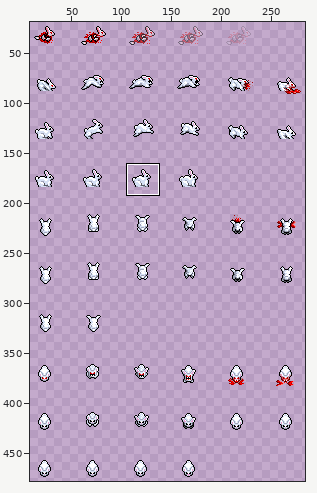
Two versions of one sprite sheet, client/img/1/RABBID.png. The first picture is a wide view before the edit; the outline marks the close-up.
Close-up. Before:
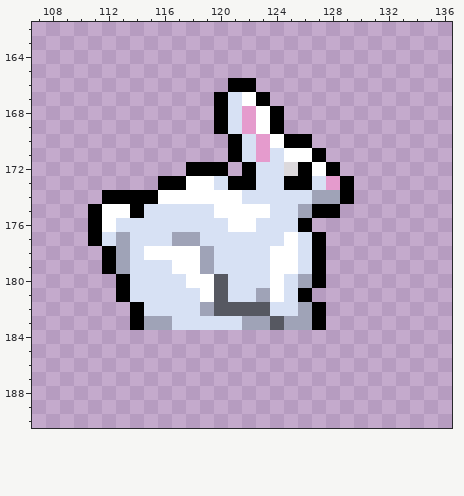
The file is 288x480 pixels. Shown: x 107..136, y 162..190. The wide view leaves out empty margins.
The same view after the edit:
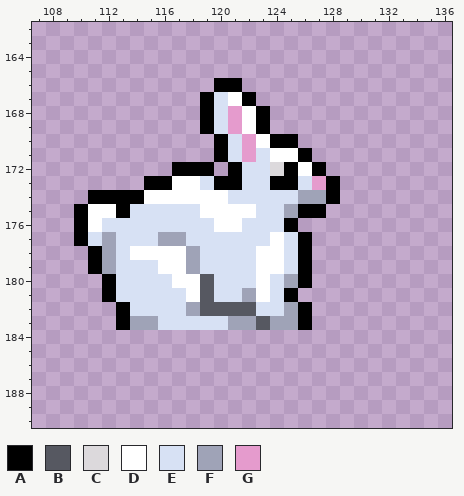
Palette (. is transparent): A #000000  B #565861  C #dcd9dc  D #ffffff  E #d7e1f4  F #9fa3b7  G #e59bcd
From old to new:
y 166: x 120 . -> A; x 122 A -> .
y 167: x 119..123 .AEDA -> AEDA.
y 168..169: x 119..124 .AEGDA -> AEGDA.
y 170: x 120..124 .AEGD -> AEGDA; x 126 A -> .
y 171: x 120..124 .AEGE -> AEGED; x 126..127 DA -> A.
y 172: x 117 . -> A; x 120..122 A.A -> .AE; x 124..128 ECADA -> CADA.
y 173: x 115 . -> A; x 117 A -> D; x 119..120 DE -> EA; x 122 A -> E; x 124 E -> A; x 126..129 AEGA -> EGA.
y 174: x 111 . -> A; x 115 A -> D; x 121 D -> E; x 126 E -> F; x 128..129 FA -> A.
y 175: x 110..111 .A -> AD; x 113..114 DA -> AE; x 119 E -> D; x 123 D -> E; x 125..126 EF -> FA; x 128 A -> .
y 176: x 110..112 .AD -> ADE; x 120 E -> D; x 122 D -> E; x 125..126 EA -> A.
y 177: x 110..113 .AEF -> AEFE; x 116 E -> F; x 118 F -> E; x 124..127 EDEA -> DEA.
y 178: x 111..114 .AFE -> AFED; x 118..119 DF -> FE; x 123 E -> D; x 125..127 DEA -> EA.
y 179: x 111..113 .AF -> AFE; x 116 E -> D; x 118..119 DF -> FE; x 123 E -> D; x 125..127 DEA -> EA.
y 180: x 112..113 .A -> AE; x 117 E -> D; x 119..120 DB -> BE; x 123..127 EDEFA -> DEFA.
y 181: x 112..113 .A -> AE; x 118..120 EDB -> DBE; x 122..126 EFDEA -> FDEA.
y 182: x 113..114 .A -> AE; x 118..119 EF -> FB; x 123 B -> E; x 125..127 EFA -> FA.
y 183: x 113..114 .A -> AF; x 116 F -> E; x 121 E -> F; x 123..124 FB -> BF; x 126..127 FA -> A.
Boxes around the changes in both close-ups, in picture pixels (x1, y1, x2, y2):
changed: (74, 78, 354, 330)
